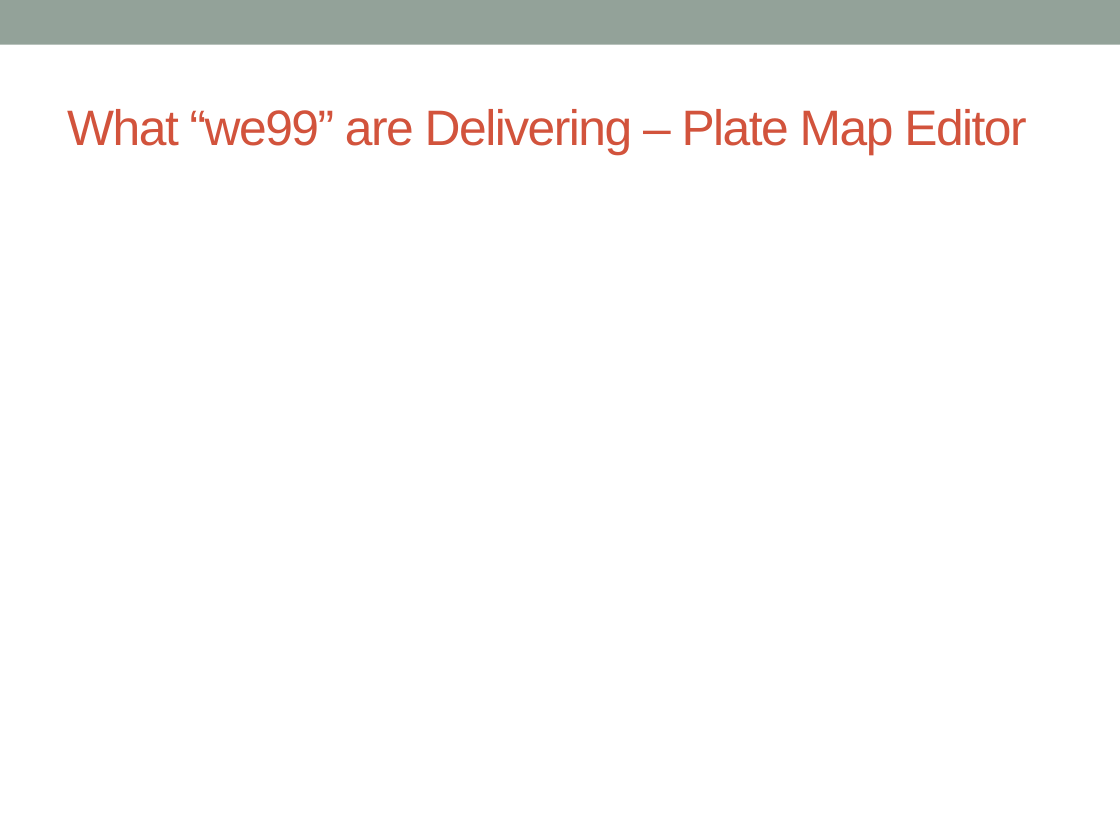
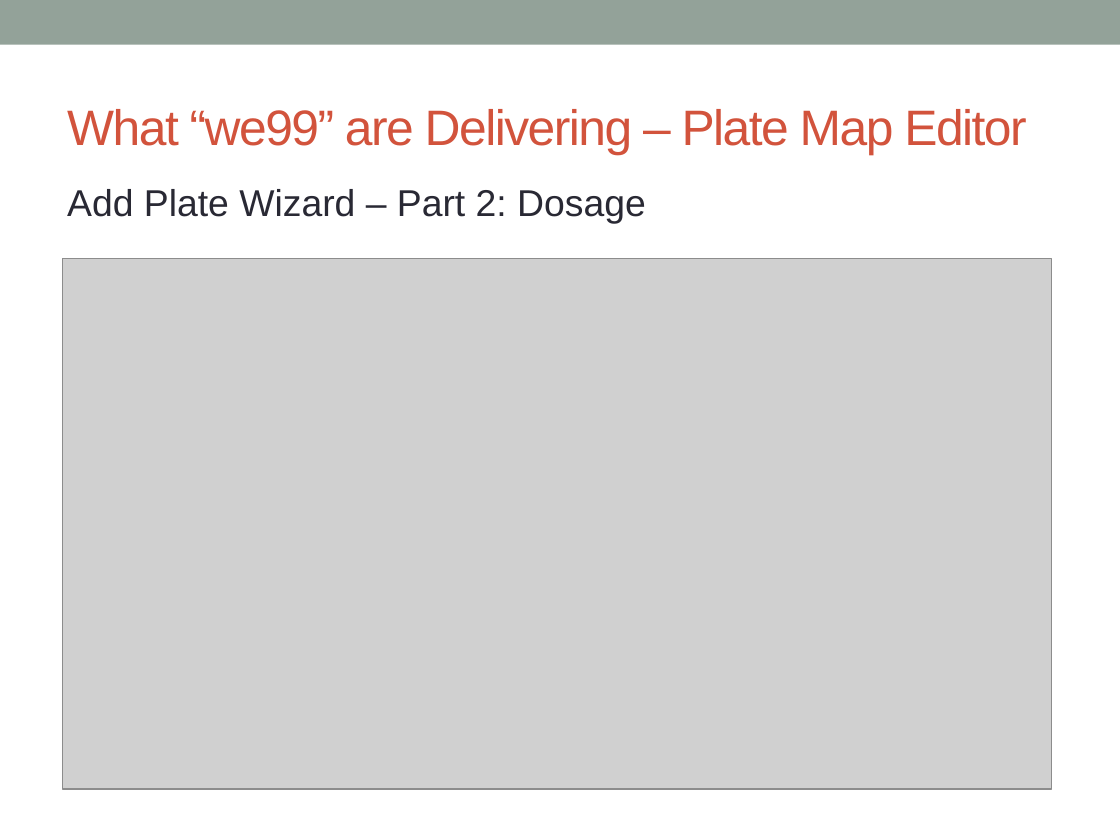
Before and after one commit to massfords/we99, a slide deck: slide 8 of docs/Presentations/Milestone1Presentation_v1.pptx (slide 5 before the commit). Drawn at 1120x840 pixels with LibreOffice and Linux fonts; fonts in the diff are those of the drawing; grey boxes stand for pictures. Boxes give left, top, right and bottom in pixels: in the first picture for what was removed or moved away, otherwise in the second. Text is boxed around its words. In the diff, an @@ line names an element or a change of style, - is before the commit and + after.

Commit message:
updated plate editor slides

```diff
--- a/docs/Presentations/Milestone1Presentation_v1.pptx
+++ b/docs/Presentations/Milestone1Presentation_v1.pptx
@@ text added at [67, 189, 646, 224], 24 pt, text #292934 @@
+Add Plate Wizard – Part 2: Dosage
@@ picture added at [63, 259, 1052, 788] @@
```
Also in this commit, not shown: 4 slides added.
